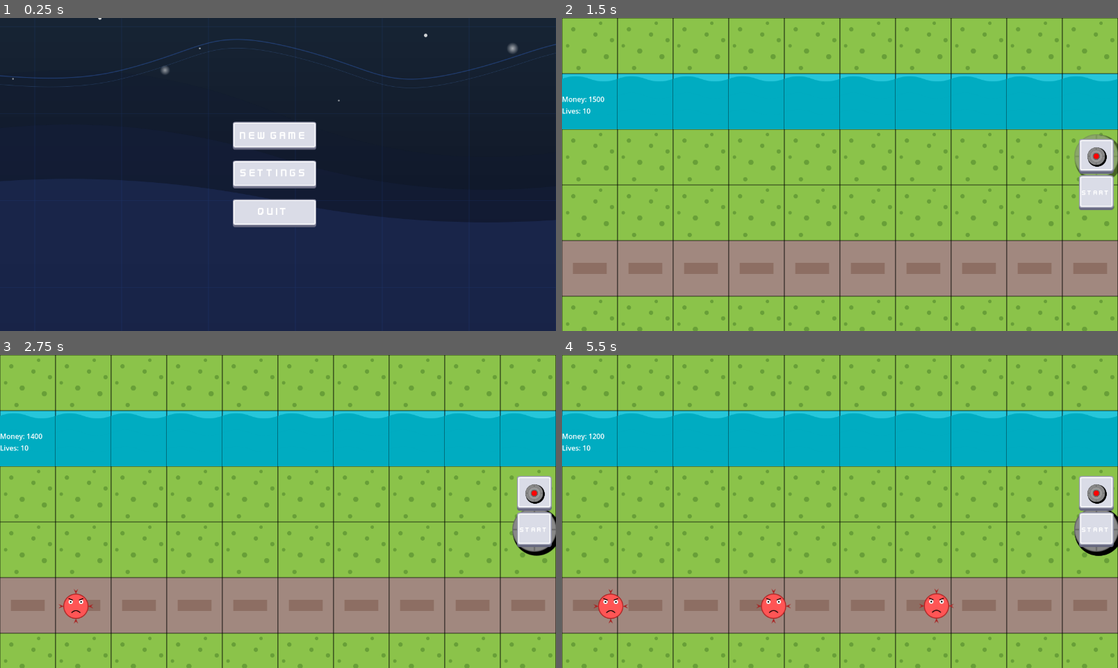
Above: before the commit, frames 1-4 (two rows, left to right).
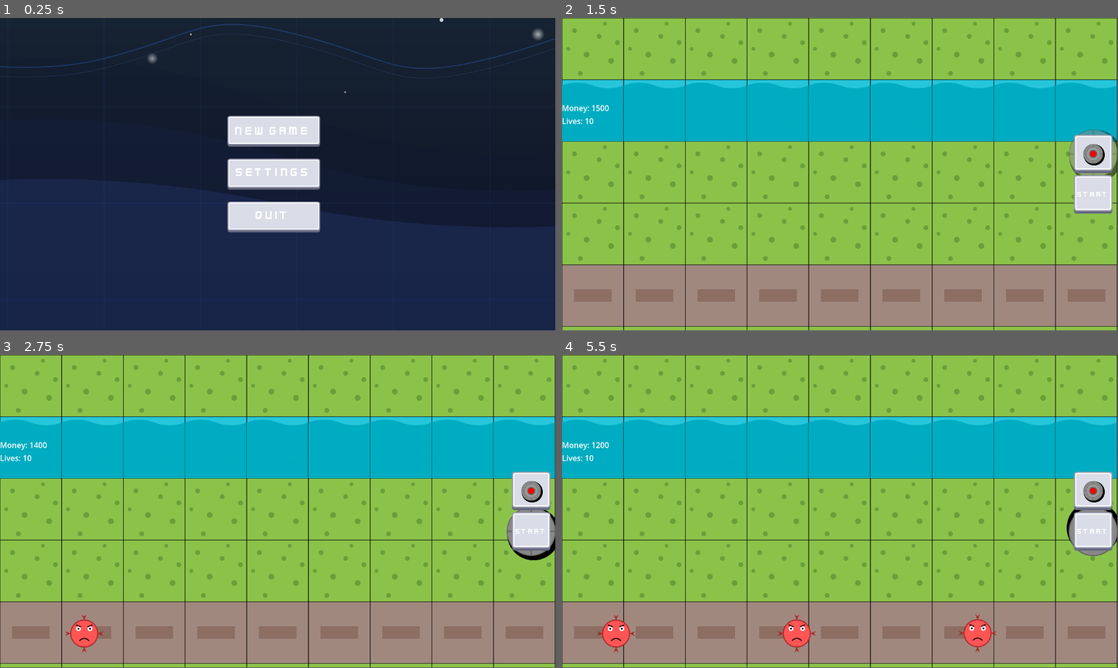
Above: after the commit, the same moments.

Repository: Kotowskey/tower-defense
Game: Godot game, scene res://scenes/scene_handler.tscn
The game is run twice, just before and just after one commit, with the same random seed, the same clock (stepped at 60 frames per second) and the same inputs.
Inputs (mouse positions are in pixels of both pictures, inside the frame that each line leads up to):
- Up to frame 1 (0.25 s): no input
- Up to frame 2 (1.5 s): click "NEW GAME" at 0.5 s; click (1095, 155) at 1.25 s
- Up to frame 3 (2.75 s): click (533, 530) at 2 s
- Up to frame 4 (5.5 s): click (1095, 492) at 2.75 s; click (1095, 530) at 3.5 s; click (1095, 492) at 4.25 s; click (1095, 530) at 5 s
In our replay, the window is 800x450 before the commit and 799x449 after it. These sizes can differ from the game's own. Grey fills any space a smaller window leaves; there, only what the larger window draws over its background counts as a difference.

The runs differ from the first frame. In frame 1, 3.6% of the frame differs, in the area x 0-100%, y 0-69%; in frame 2, 37%; in frame 3, 37%; in frame 4, 38%, in the area x 0-100%, y 0-100%.

Commit message:
view fix

Diff:
--- a/project.godot
+++ b/project.godot
@@ -15,13 +15,6 @@
 config/features=PackedStringArray("4.4", "Forward Plus")
 config/icon="uid://bmf1yhmw1gdmj"
 
-[display]
-
-window/size/viewport_width=1280
-window/size/viewport_height=720
-window/size/initial_position_type=2
-window/stretch/mode="viewport"
-
 [dotnet]
 
 project/assembly_name="Tower Defense"
